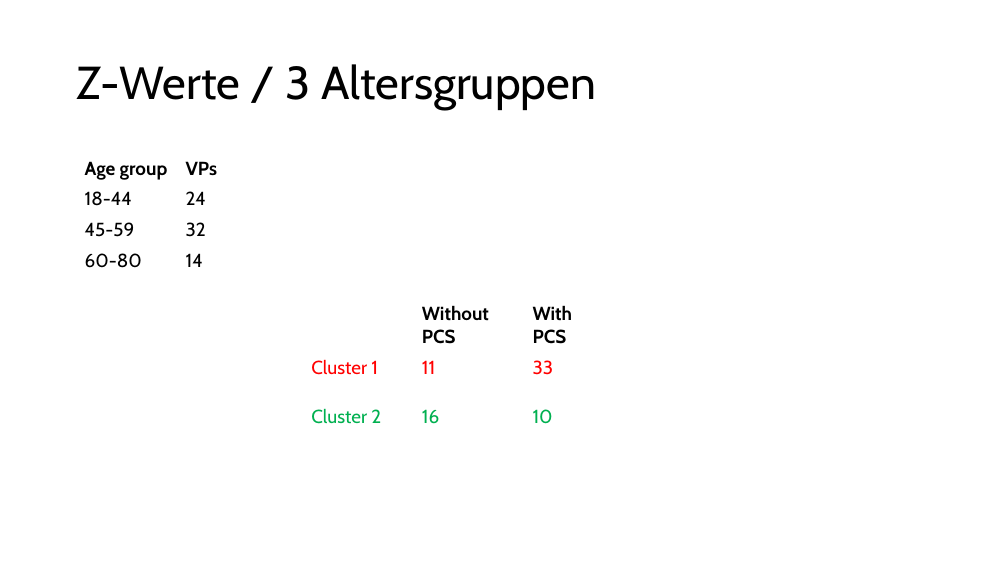
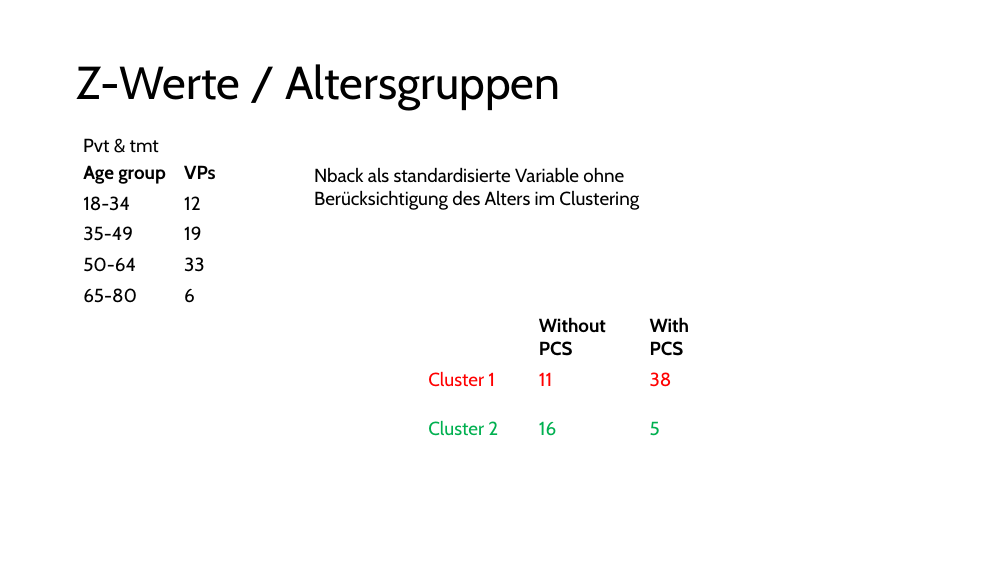
Before and after one commit to JankaMarlene/masters_thesis, a slide deck: slide 13 of presentations/Clustering.pptx (slide 15 before the commit). Drawn at 1008x567 pixels with LibreOffice and Linux fonts; fonts in the diff are those of the drawing. Boxes give left, top, right and bottom in pixels: in the first picture for what was removed or moved away, otherwise in the second. Text is boxed around its words. In the diff, an @@ line names an element or a change of style, - is before the commit and + after.

```diff
--- a/presentations/Clustering.pptx
+++ b/presentations/Clustering.pptx
@@ title at (77, 64, 561, 110): text changed @@
-Z-Werte / 3 Altersgruppen
+Z-Werte / Altersgruppen
@@ text added at (83, 138, 159, 153), 18 pt, text #000000 @@
+Pvt & tmt
@@ table at (76, 157, 225, 311) @@
-row 2: 18-44 | 24
-row 3: 45-59 | 32
-row 4: 60-80 | 14
+row 2: 18-34 | 12
+row 3: 35-49 | 19
+row 4: 50-64 | 33
+row 5: 65-80 | 6
@@ text added at (314, 167, 639, 210), 18 pt, text #000000 @@
+Nback als standardisierte Variable ohne Berücksichtigung des Alters im Clustering
@@ table at (420, 311, 752, 462) @@
-row 2, column 3: 33
+row 2, column 3: 38
-row 3, column 3: 10
+row 3, column 3: 5
@@ table: place and size @@
-table at (304, 298, 635, 449)
+table at (420, 311, 752, 462)
```
Also in this commit, not shown: 6 other slides changed, 9 slides removed.
